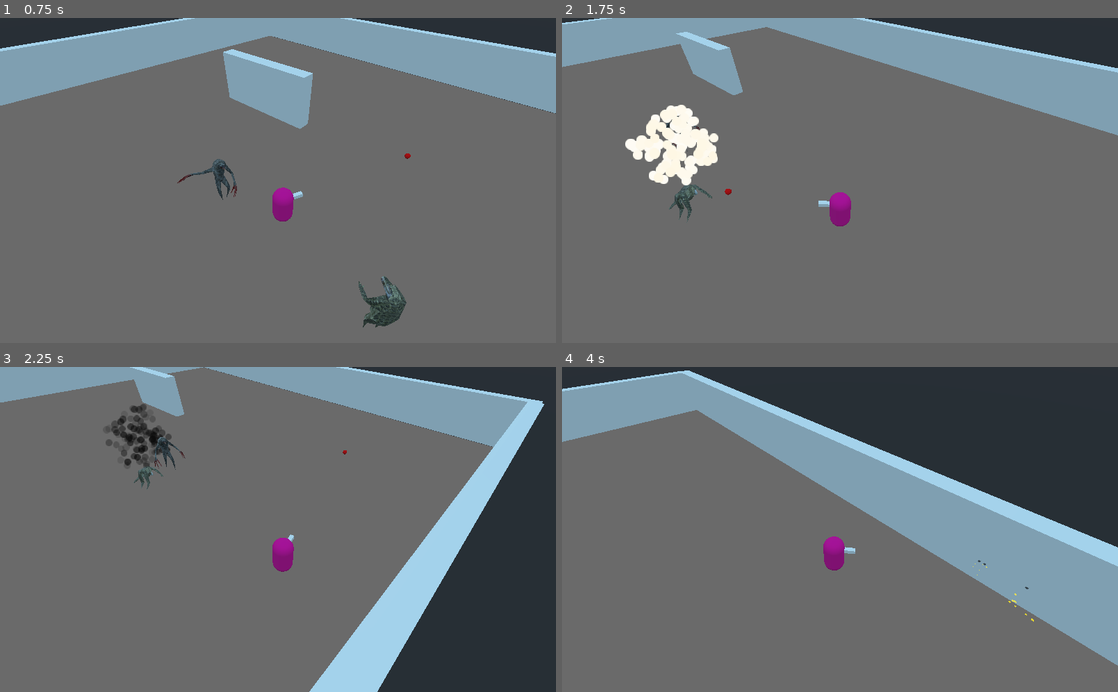
Above: before the commit, frames 1-4 (two rows, left to right).
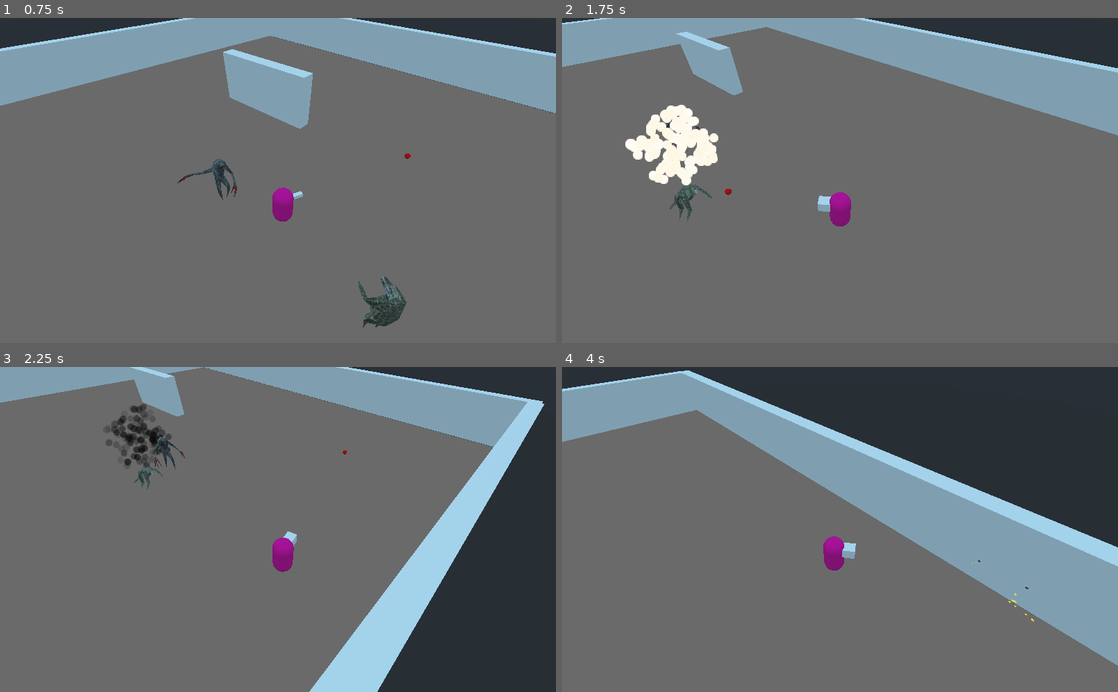
Above: after the commit, the same moments.

Repository: gusemil/topdownshooter3d-demo
Game: Godot game, scene res://scenes/World.tscn
Two runs of this game, one before a commit and one after it. Both use one fixed random seed, a clock stepped at 60 frames per second and the inputs below.
Inputs (mouse positions are in pixels of both pictures, inside the frame that each line leads up to):
- Up to frame 1 (0.75 s): move the mouse to (400, 164) at 0.52 s; hold D (move_right) from 0.53 s (still down); tap 1 (weapon1, bound only after the commit) at 0.6 s
- Up to frame 2 (1.75 s): tap 2 (weapon2, bound only after the commit) at 0.8, 1.35 s; move the mouse to (728, 196) at 1.27 s; release D (move_right) at 1.28 s; hold S (move_backward) from 1.28 s (still down); tap 3 (weapon3, bound only after the commit) at 1.55 s
- Up to frame 3 (2.25 s): move the mouse to (333, 458) at 2.02 s; release S (move_backward) at 2.03 s; hold D (move_right) from 2.03 s (still down); tap 3 (weapon3, bound only after the commit) at 2.1 s
- Up to frame 4 (4 s): tap 1 (weapon1, bound only after the commit) at 2.3 s; move the mouse to (812, 594) at 2.77 s; release D (move_right) at 2.78 s; hold W (move_forward) 2.78-3.53 s; tap Space (dash) at 2.85 s; tap 2 (weapon2, bound only after the commit) at 3.05 s; move the mouse to (1006, 578) at 3.52 s; press the mouse at (1006, 578) at 3.53 s; hold A (move_left) from 3.53 s (still down); tap 3 (weapon3, bound only after the commit) at 3.8 s

Frame 1 is identical in both runs. In frame 2, less than 0.1% of the frame differs, in the area x 46-49%, y 54-60%; in frame 3, less than 0.1%; in frame 4, less than 0.1%, in the area x 50-77%, y 54-65%.

Commit message:
Initial Weapon change (graphics and attributes (damage, ammo, fire rate), also commented out unnecessary prints

Diff:
--- a/project.godot
+++ b/project.godot
@@ -66,6 +66,31 @@
 "events": [ Object(InputEventMouseButton,"resource_local_to_scene":false,"resource_name":"","device":0,"alt":false,"shi …(212 unchanged characters)…
  ]
 }
+weapon1={
+"deadzone": 0.5,
+"events": [ Object(InputEventKey,"resource_local_to_scene":false,"resource_name":"","device":0,"alt":false,"shift":false,"control":false,"meta":false,"command":false,"pressed":false,"scancode":49,"unicode":0,"echo":false,"script":null)
+ ]
+}
+weapon2={
+"deadzone": 0.5,
+"events": [ Object(InputEventKey,"resource_local_to_scene":false,"resource_name":"","device":0,"alt":false,"shift":false,"control":false,"meta":false,"command":false,"pressed":false,"scancode":50,"unicode":0,"echo":false,"script":null)
+ ]
+}
+weapon3={
+"deadzone": 0.5,
+"events": [ Object(InputEventKey,"resource_local_to_scene":false,"resource_name":"","device":0,"alt":false,"shift":false,"control":false,"meta":false,"command":false,"pressed":false,"scancode":51,"unicode":0,"echo":false,"script":null)
+ ]
+}
+weapon4={
+"deadzone": 0.5,
+"events": [ Object(InputEventKey,"resource_local_to_scene":false,"resource_name":"","device":0,"alt":false,"shift":false,"control":false,"meta":false,"command":false,"pressed":false,"scancode":52,"unicode":0,"echo":false,"script":null)
+ ]
+}
+weapon5={
+"deadzone": 0.5,
+"events": [ Object(InputEventKey,"resource_local_to_scene":false,"resource_name":"","device":0,"alt":false,"shift":false,"control":false,"meta":false,"command":false,"pressed":false,"scancode":53,"unicode":0,"echo":false,"script":null)
+ ]
+}
 
 [layer_names]
 
--- a/scenes/Player.tscn
+++ b/scenes/Player.tscn
@@ -14,12 +14,14 @@
 
 [sub_resource type="CubeMesh" id=3]
 
-[sub_resource type="CapsuleShape" id=4]
+[sub_resource type="CylinderMesh" id=4]
+
+[sub_resource type="CapsuleShape" id=5]
 height = 2.0
 
-[sub_resource type="SphereMesh" id=5]
+[sub_resource type="SphereMesh" id=6]
 
-[sub_resource type="SpatialMaterial" id=6]
+[sub_resource type="SpatialMaterial" id=7]
 albedo_color = Color( 1, 0, 0, 1 )
 
 [node name="Player" type="KinematicBody"]
@@ -40,6 +42,7 @@
 
 [node name="MachineGun" type="Spatial" parent="WeaponManager/Weapons"]
 transform = Transform( 1, 0, 0, 0, 1, 0, 0, 0, 1, 0, -1.5, -1 )
+visible = false
 script = ExtResource( 4 )
 automatic_fire = true
 
@@ -54,12 +57,51 @@
 [node name="HitScanBulletSpawner" parent="WeaponManager/Weapons/MachineGun/BulletSpawners" instance=ExtResource( 3 )]
 transform = Transform( 1, 0, 2.84217e-14, 0, 1, 0, -2.84217e-14, 0, 1, 3.26697e-07, 0, 1.00262 )
 
+[node name="Shotgun" type="Spatial" parent="WeaponManager/Weapons"]
+transform = Transform( 1, 0, 0, 0, 1, 0, 0, 0, 1, 0, -1.5, -1 )
+visible = false
+script = ExtResource( 4 )
+automatic_fire = true
+damage = 50
+fire_rate = 0.5
+
+[node name="ShotGunGraphics" type="MeshInstance" parent="WeaponManager/Weapons/Shotgun"]
+transform = Transform( 0.308013, 0, 0, 0, 0.255481, 0, 0, 0, 1, 0, 0, 0 )
+mesh = SubResource( 4 )
+material/0 = null
+
+[node name="BulletSpawners" type="Spatial" parent="WeaponManager/Weapons/Shotgun"]
+transform = Transform( -1, 0, 3.25841e-07, 0, 1, 0, -3.25841e-07, 0, -1, 0, 0, 0 )
+
+[node name="HitScanBulletSpawner" parent="WeaponManager/Weapons/Shotgun/BulletSpawners" instance=ExtResource( 3 )]
+transform = Transform( 1, 0, 2.84217e-14, 0, 1, 0, -2.84217e-14, 0, 1, 3.26697e-07, 0, 1.00262 )
+
+[node name="RocketLauncher" type="Spatial" parent="WeaponManager/Weapons"]
+transform = Transform( 1, 0, 0, 0, 1, 0, 0, 0, 1, 0, -1.5, -1 )
+visible = false
+script = ExtResource( 4 )
+automatic_fire = true
+damage = 100
+is_hitscan = false
+fire_rate = 1.0
+
+[node name="RocketLauncherGraphics" type="MeshInstance" parent="WeaponManager/Weapons/RocketLauncher"]
+transform = Transform( 0.5, 0, 0, 0, 0.5, 0, 0, 0, 1, 0, 0, 0 )
+mesh = SubResource( 3 )
+material/0 = null
+
+[node name="BulletSpawners" type="Spatial" parent="WeaponManager/Weapons/RocketLauncher"]
+transform = Transform( -1, 0, 3.25841e-07, 0, 1, 0, -3.25841e-07, 0, -1, 0, 0, 0 )
+
+[node name="HitScanBulletSpawner" parent="WeaponManager/Weapons/RocketLauncher/BulletSpawners" instance=ExtResource( 3 )]
+transform = Transform( 1, 0, 2.84217e-14, 0, 1, 0, -2.84217e-14, 0, 1, 3.26697e-07, 0, 1.00262 )
+
 [node name="FirePoint" type="Spatial" parent="WeaponManager"]
 transform = Transform( 1, 0, 0, 0, 1, 0, 0, 0, 1, 0, 0.660659, -0.761873 )
 
 [node name="CollisionShape" type="CollisionShape" parent="."]
 transform = Transform( 1, 0, 0, 0, -1.62921e-07, -1, 0, 1, -1.62921e-07, 0, 0, 0 )
-shape = SubResource( 4 )
+shape = SubResource( 5 )
 
 [node name="CameraRig" type="Position3D" parent="."]
 
--- a/scenes/RangedEnemy.tscn
+++ b/scenes/RangedEnemy.tscn
@@ -19,11 +19,14 @@
 collision_mask = 2147483649
 script = ExtResource( 3 )
 turn_speed_per_second = 180.0
-attack_range = 100.0
+attack_range = 30.0
 always_face_towards_player_when_attacking = true
 sight_cone_degrees = 360.0
 
 [node name="Graphics" parent="." instance=ExtResource( 1 )]
+
+[node name="Skeleton" parent="Graphics/Armature" index="0"]
+bones/1/bound_children = [ NodePath("BoneAttachment") ]
 
 [node name="BoneAttachment" type="BoneAttachment" parent="Graphics/Armature/Skeleton" index="1"]
 transform = Transform( 1, 1.77636e-15, -2.38419e-07, -2.5024e-08, 0.994477, -0.104958, 2.37102e-07, 0.104958, 0.994477, 2.84689e-18, 1.20205, -0.042127 )
--- a/scripts/DamageArea.gd
+++ b/scripts/DamageArea.gd
@@ -10,7 +10,7 @@
 	bodies_to_exclude = _bodies_to_exclude
 
 func activate_damage_area():
-	print("attack")
+	#print("attack")
 	for body in get_overlapping_bodies():
 		if body.has_method("take_damage") and !body in bodies_to_exclude:
 			body.take_damage(damage)
--- a/scripts/Enemy.gd
+++ b/scripts/Enemy.gd
@@ -101,7 +101,7 @@
 
 func take_damage(damage: int): #refactor this. Vector3 is unnecessary
 	if !is_dead:
-		print("enemy got hit!")
+		#print("enemy got hit!")
 		health_manager.take_damage(damage)
 
 		var pain = rng.randi_range(1,pain_chance)
@@ -112,12 +112,12 @@
 	$CollisionShape.disabled = true #Much better collision disabling
 
 func remove_body():
-	print("remove body!")
+	#print("remove body!")
 	queue_free()
 
 func on_death():
 	is_dead = true
-	print("Enemy is dead")
+	#print("Enemy is dead")
 	animation_player.play("die")
 	disable_all_collisions()
 	body_removal_timer.start() #tarvitaan start obviously
@@ -175,7 +175,7 @@
 func start_pain():
 	if !is_dead:
 		in_pain = true
-		print("START PAIN")
+		#print("START PAIN")
 		animation_player.stop(true)
 		animation_player.play("idle_loop")
 		#TODO: Pain state animation
@@ -187,7 +187,7 @@
 	if !is_dead:
 		in_pain = false
 		set_state(STATE.CHASE)
-		print("END PAIN")
+		#print("END PAIN")
 
 func death():
 	set_state(STATE.DEAD)
--- a/scripts/HealthManager.gd
+++ b/scripts/HealthManager.gd
@@ -30,7 +30,7 @@
 func spawn_blood_spray(dmg : int, blood_modifier = 2.0):
 	var blood_spray_instance = blood_spray_prefab.instance()
 	var particles = blood_spray_instance.get_child(0)
-	print(particles.name)
+	#print(particles.name)
 	particles.set_amount(dmg * blood_modifier)
 	get_tree().get_root().add_child(blood_spray_instance)
 	blood_spray_instance.global_transform.origin = global_transform.origin + Vector3(0,2,0)
--- a/scripts/WaveManager.gd
+++ b/scripts/WaveManager.gd
@@ -34,7 +34,7 @@
 	var direction = rng.randi_range(0,3)
 	var spawn_point : Vector3
 
-	print("DIRECTION: ", direction)
+	#print("DIRECTION: ", direction)
 	if(direction == 0):
 		spawn_point = Vector3(rng.randi_range(-47,47),0,rng.randi_range(-47,-40))
 	elif(direction == 1):
@@ -45,7 +45,7 @@
 		spawn_point = Vector3(rng.randi_range(40,47),0,rng.randi_range(-47,47))
 
 	var enemy_choice = rng.randi_range(0,ranged_enemy_chance)
-	print(enemy_choice)
+	#print(enemy_choice)
 	var enemy_instance
 	if enemy_choice == ranged_enemy_chance:
 		enemy_instance = enemy_prefabs[1].instance()
--- a/scripts/Weapon.gd
+++ b/scripts/Weapon.gd
@@ -11,6 +11,7 @@
 
 export var damage = 5
 export var ammo = 100
+export var is_hitscan = true
 
 export var fire_rate = 0.2
 var shoot_timer : Timer
@@ -40,7 +41,6 @@
 	elif(!automatic_fire and !shoot_input_just_pressed):
 		return
 
-
 	if(ammo == 0):
 		if(shoot_input_just_pressed):
 			emit_signal("out_of_ammo")
--- a/scripts/WeaponManager.gd
+++ b/scripts/WeaponManager.gd
@@ -15,14 +15,25 @@
 var fire_point : Spatial
 var collision_bodies_to_ignore : Array = []
 
+func _process(delta):
+	if Input.is_action_just_pressed("weapon1") and current_slot != WEAPON_SLOTS.MACHINE_GUN:
+		change_weapon(WEAPON_SLOTS.MACHINE_GUN)
+	elif Input.is_action_just_pressed("weapon2") and current_slot != WEAPON_SLOTS.SHOTGUN:
+		change_weapon(WEAPON_SLOTS.SHOTGUN)
+	elif Input.is_action_just_pressed("weapon3") and current_slot != WEAPON_SLOTS.ROCKET_LAUNCHER:
+		change_weapon(WEAPON_SLOTS.ROCKET_LAUNCHER)
+
 func init(_fire_point: Spatial, _collision_bodies_to_ignore: Array):
 	fire_point = _fire_point
 	collision_bodies_to_ignore = _collision_bodies_to_ignore
-	current_weapon = WEAPON_SLOTS.MACHINE_GUN
+	current_weapon = weapons[0]
+	current_slot = 0
+	current_weapon.set_active()
+	#change_weapon(WEAPON_SLOTS.MACHINE_GUN)
 	print($Weapons.get_child_count())
 	print(current_weapon)
 
-	current_weapon = weapons[current_weapon]
+	current_weapon = weapons[current_slot]
 
 	for weapon in weapons:
 		if weapon.has_method("init"):
@@ -36,3 +47,11 @@
 func shoot(attack_input_just_pressed: bool, attack_input_held: bool):
 	if current_weapon.has_method("shoot"):
 		current_weapon.shoot(attack_input_just_pressed, attack_input_held)
+
+func change_weapon(new_weapon_index : int):
+	#if new_weapon_index != current_slot:
+	print("Current weapon: ", current_slot, " new weapon: ", new_weapon_index)
+	current_weapon.set_inactive()
+	current_slot = new_weapon_index
+	current_weapon = weapons[current_slot]
+	current_weapon.set_active()
Not shown: 2 places in scenes/Player.tscn that only renumber resources
